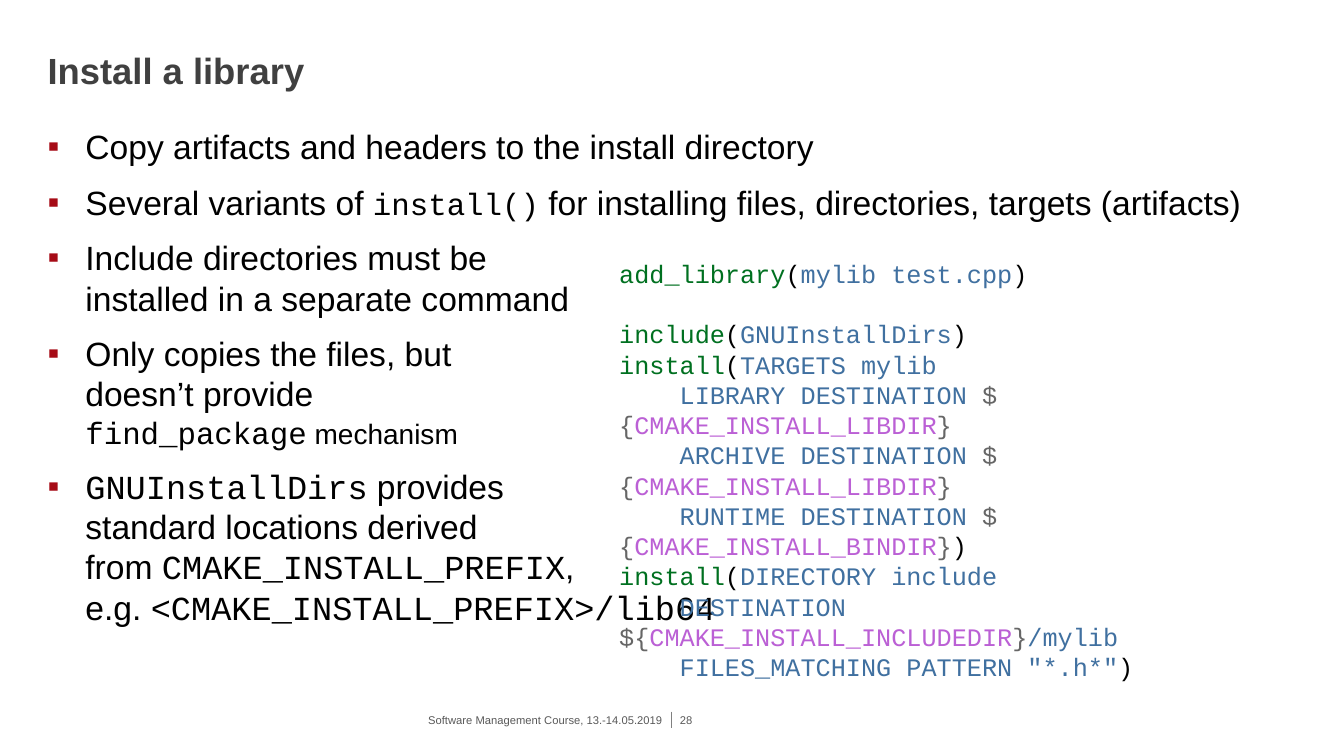
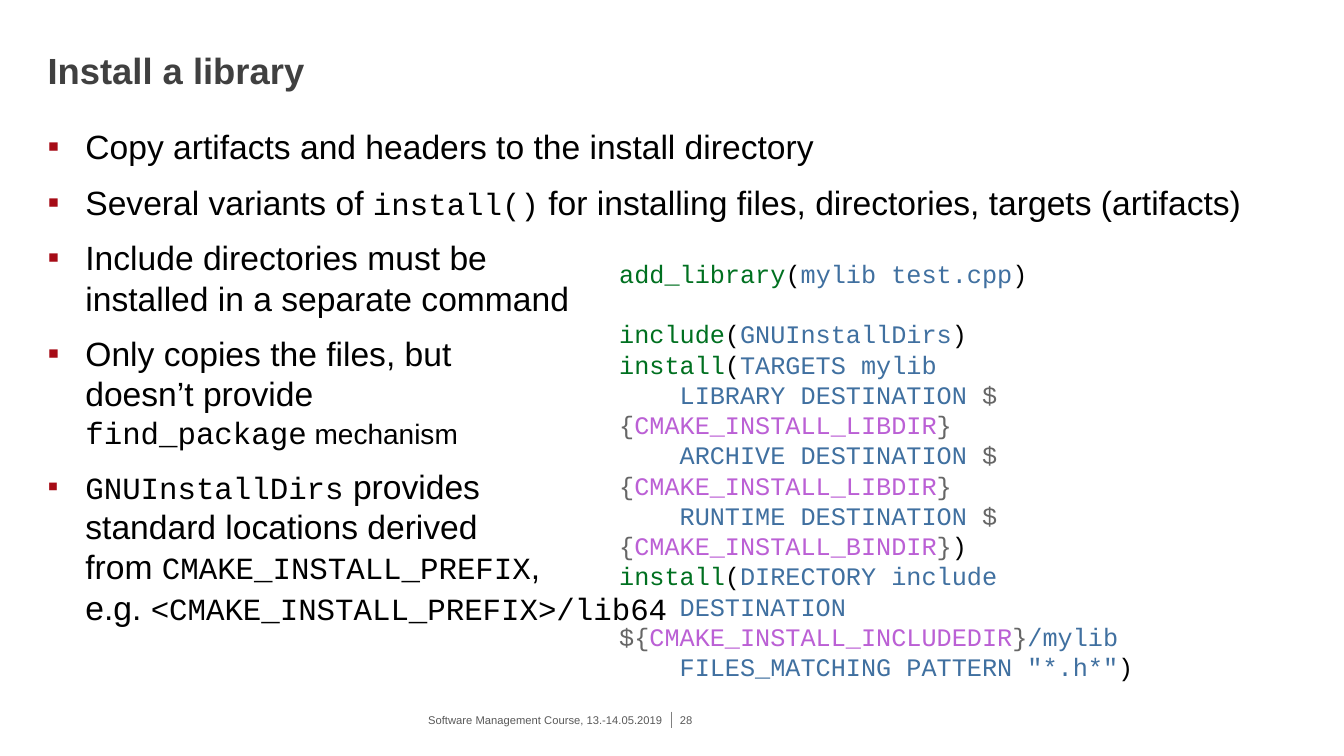
Before and after one commit to eth-cscs/SoftwareManagementCourse2019, a slide deck: slide 28 of cmake/2019-05-13^.14_CMake.pptx. Drawn at 1344x756 pixels with LibreOffice and Linux fonts; fonts in the diff are those of the drawing; background and template pictures are left out. Boxes give left, top, right and bottom in pixels: in the first picture for what was removed or moved away, otherwise in the second. Text is boxed around its words. In the diff, an @@ line names an element or a change of style, - is before the commit and + after.

Commit message:
update CMake slides

```diff
--- a/cmake/2019-05-13^.14_CMake.pptx
+++ b/cmake/2019-05-13^.14_CMake.pptx
@@ text at bbox=[85, 474, 667, 629]: size 24 to 22 pt in "GNUInstallDirs CMAKE_INSTALL_PREFIX, <CMAKE_INSTALL_PREFIX>/ ..." @@
```
Also in this commit, not shown: 19 other slides changed, 3 slides added.
